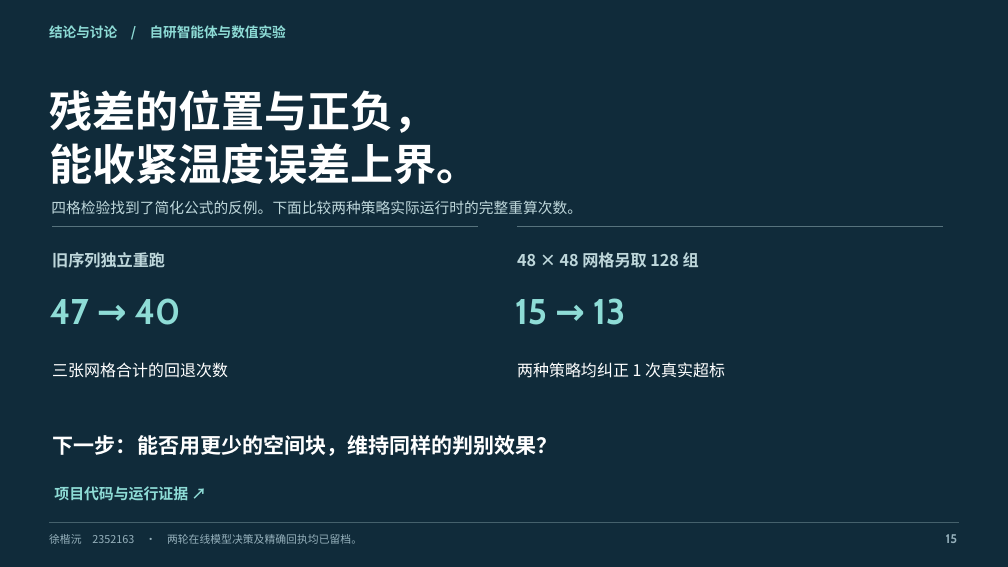
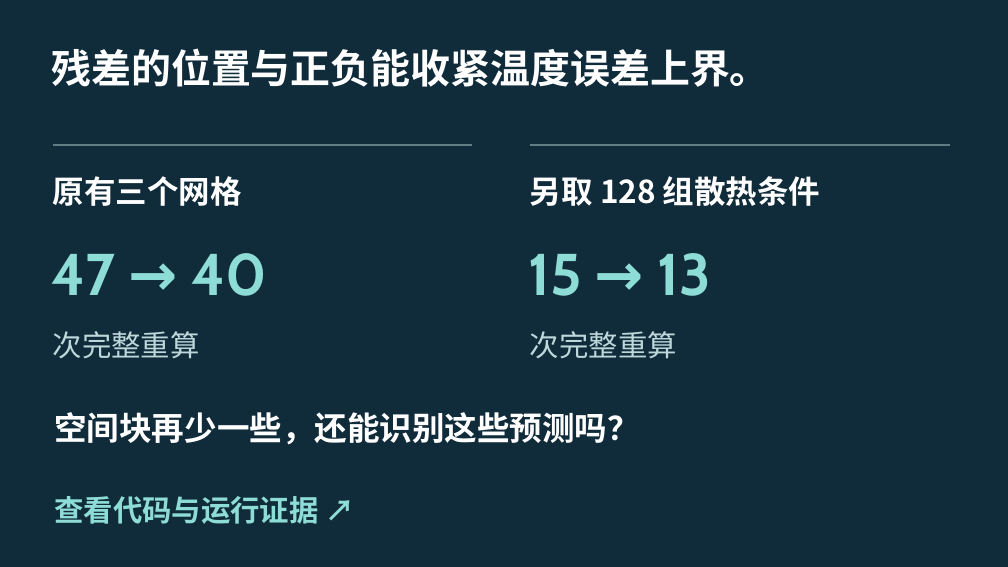
Before and after one commit to orgyuanbao/MoonshineThermalLab, a slide deck: slide 15 of MoonshineThermalLab/classroom/Moonshine热仿真课堂汇报.pptx. Drawn at 1008x567 pixels with LibreOffice and Linux fonts; fonts in the diff are those of the drawing. Boxes give left, top, right and bottom in pixels: in the first picture for what was removed or moved away, otherwise in the second. Text is boxed around its words. In the diff, an @@ line names an element or a change of style, - is before the commit and + after.

```diff
--- a/MoonshineThermalLab/classroom/Moonshine热仿真课堂汇报.pptx
+++ b/MoonshineThermalLab/classroom/Moonshine热仿真课堂汇报.pptx
@@ text removed at (49, 25, 286, 38) @@
-结论与讨论 / 自研智能体与数值实验
@@ text at (51, 48, 769, 87): text changed; size 41 to 38 pt @@
-残差的位置与正负，
-能收紧温度误差上界。
+残差的位置与正负能收紧温度误差上界。
@@ line moved from (52, 227) - (478, 227) to (53, 145) - (473, 145) @@
@@ line (53, 145) - (473, 145): stroke #57737D 0.8 pt to #607D85 1.3 pt @@
@@ line moved from (517, 227) - (943, 227) to (530, 145) - (950, 145) @@
@@ line (530, 145) - (950, 145): stroke #57737D 0.8 pt to #607D85 1.3 pt @@
@@ text added at (53, 176, 242, 206), 30 pt, text #FFFFFF, bold @@
+原有三个网格
@@ text at (530, 176, 820, 206): text changed; size 15.4 to 30 pt; text colour #BED7DB to #FFFFFF @@
-48 × 48 网格另取 128 组
+另取 128 组散热条件
@@ text removed at (51, 200, 582, 214) @@
-四格检验找到了简化公式的反例。下面比较两种策略实际运行时的完整重算次数。
@@ text "47 → 40": place and size @@
-text "47 → 40" at (50, 298, 181, 325)
+text "47 → 40" at (51, 253, 267, 296)
@@ text "47 → 40" at (51, 253, 267, 296): size 34 to 56 pt @@
@@ text "15 → 13" at (528, 253, 710, 296): size 34 to 56 pt @@
@@ text "15 → 13": place and size @@
-text "15 → 13" at (515, 298, 625, 325)
+text "15 → 13" at (528, 253, 710, 296)
@@ text removed at (52, 252, 165, 268) @@
-旧序列独立重跑
@@ text added at (53, 331, 200, 359), 28 pt, text #BED7DB @@
+次完整重算
@@ text added at (530, 331, 677, 359), 28 pt, text #BED7DB @@
+次完整重算
@@ text removed at (52, 362, 228, 378) @@
-三张网格合计的回退次数
@@ text removed at (517, 362, 725, 378) @@
-两种策略均纠正 1 次真实超标
@@ text added at (54, 412, 640, 445), 31 pt, text #FFFFFF, bold @@
+空间块再少一些，还能识别这些预测吗？
@@ text removed at (53, 435, 558, 456) @@
-下一步：能否用更少的空间块，维持同样的判别效果？
@@ text at (54, 496, 318, 524): text changed; size 14.2 to 28 pt @@
-项目代码与运行证据 ↗
+查看代码与运行证据 ↗
@@ line removed from (49, 523) to (959, 523) @@
@@ text removed at (49, 534, 362, 544) @@
-徐楷沅 2352163 · 两轮在线模型决策及精确回执均已留档。
@@ text removed at (946, 534, 957, 543) @@
-15
```
Also in this commit, not shown: 17 other slides changed.
